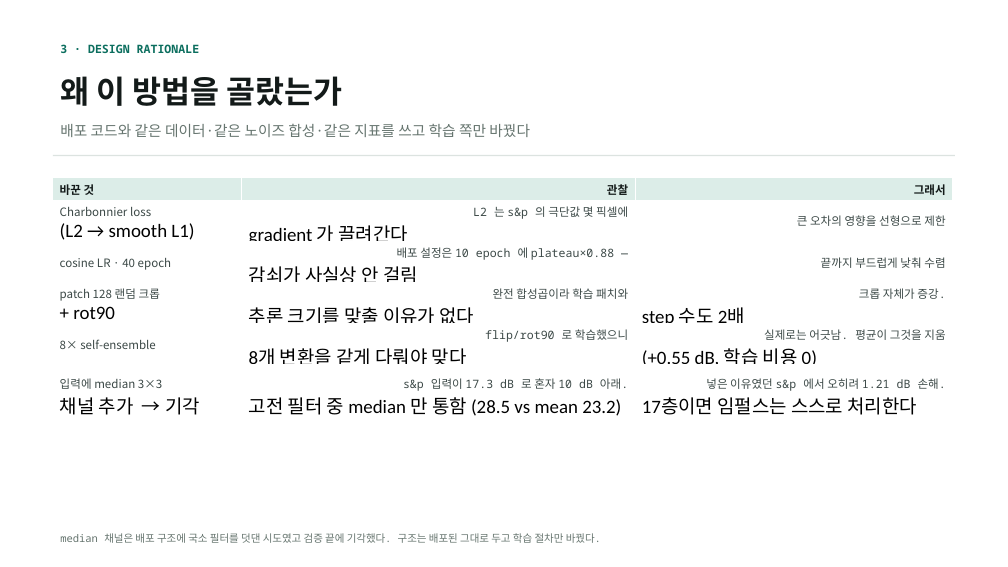
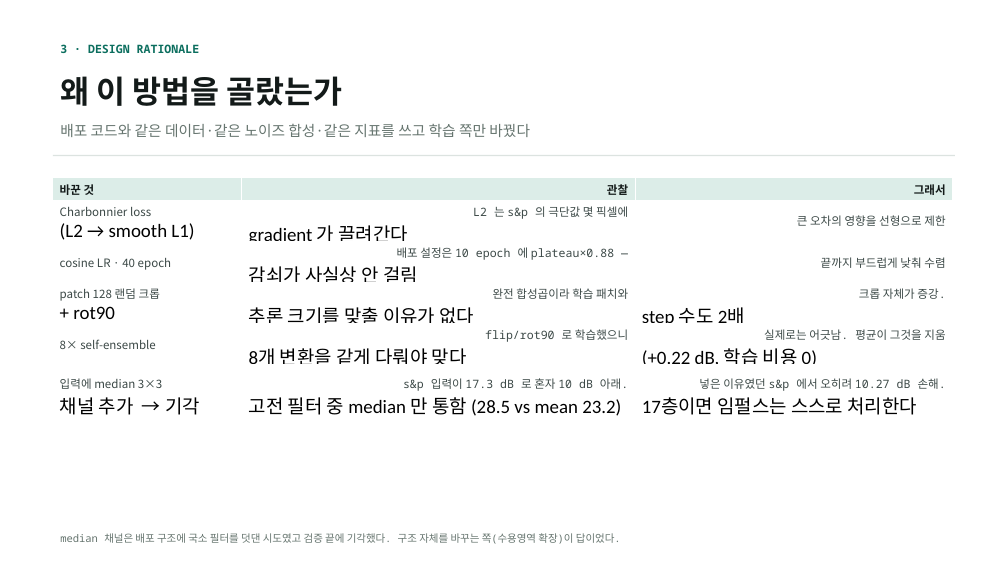
Before and after one commit to kithhooni-commits/ds-practice, a slide deck: slide 4 of 실습5/실습5_denoising_발표.pptx. Drawn at 1008x567 pixels with LibreOffice and Linux fonts; fonts in the diff are those of the drawing. Boxes give left, top, right and bottom in pixels: in the first picture for what was removed or moved away, otherwise in the second. Text is boxed around its words. In the diff, an @@ line names an element or a change of style, - is before the commit and + after.

```diff
--- a/실습5/실습5_denoising_발표.pptx
+++ b/실습5/실습5_denoising_발표.pptx
@@ table at [53,178,953,420] @@
-row 5, column 3: 실제로는 어긋남. 평균이 그것을 지움 / (+0.55 dB, 학습 비용 0)
+row 5, column 3: 실제로는 어긋남. 평균이 그것을 지움 / (+0.22 dB, 학습 비용 0)
-row 6, column 3: 넣은 이유였던 s&p 에서 오히려 1.21 dB 손해. / 17층이면 임펄스는 스스로 처리한다
+row 6, column 3: 넣은 이유였던 s&p 에서 오히려 10.27 dB 손해. / 17층이면 임펄스는 스스로 처리한다
@@ text at [60,533,621,544]: text changed @@
-median 채널은 배포 구조에 국소 필터를 덧댄 시도였고 검증 끝에 기각했다. 구조는 배포된 그대로 두고 학습 절차만 바꿨다.
+median 채널은 배포 구조에 국소 필터를 덧댄 시도였고 검증 끝에 기각했다. 구조 자체를 바꾸는 쪽(수용영역 확장)이 답이었다.
```
Also in this commit, not shown: 11 other slides changed, 8 other files.
